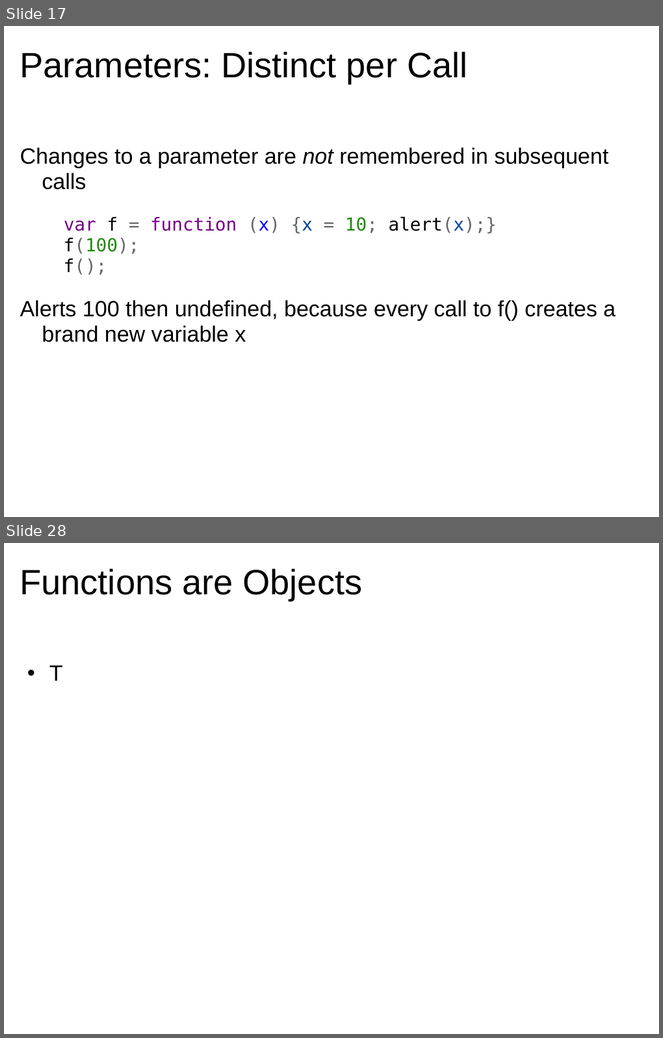
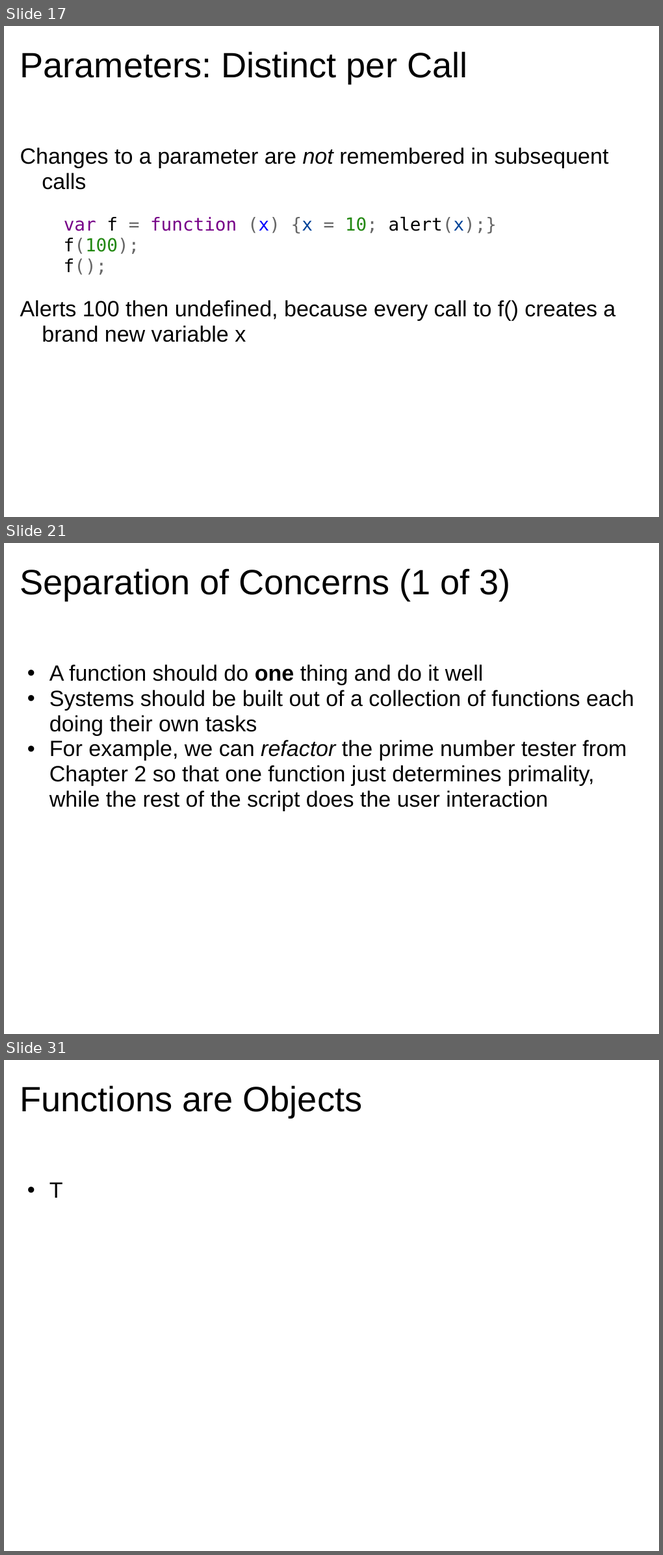
Before and after one commit to dondi/javascript-book, a slide deck: presentations/Chapter_5_Presentation.ppt. Shown one above the other, each under a label of ours: slides 17 and 28 before the commit, slides 17, 21 and 31 after it; the slides between them are not shown. The pictures are 663x1038 and 663x1555 pixels, drawn with LibreOffice and Linux fonts; fonts in the diff are those of the drawing; background and template pictures are left out. Boxes give left, top, right and bottom in pixels: in the first picture for what was removed or moved away, otherwise in the second. Text is boxed around its words. In the diff, an @@ line names an element or a change of style, - is before the commit and + after.

Commit message:
Chapter 5 progress

```diff
--- a/presentations/Chapter_5_Presentation.ppt
+++ b/presentations/Chapter_5_Presentation.ppt
@@ slide 21 added at (x1=4, y1=543, x2=659, y2=1034), background picture (left out) @@
@@ title added at (x1=20, y1=568, x2=511, y2=601), 43 pt, text #000000 @@
+Separation of Concerns (1 of 3)
@@ text added at (x1=50, y1=665, x2=634, y2=811), 27 pt, text #000000 @@
+  • A function should do one thing and do it well
+  • Systems should be built out of a collection of functions each doing their own tasks
+  • For example, we can refactor the prime number tester from Chapter 2 so that one function just determines primality, while the rest of the script does the user interaction
@@ what was slide 28 is now slide 31 @@
```
Also in this commit, not shown: 8 slides changed, 4 other slides added, 2 slides removed.
